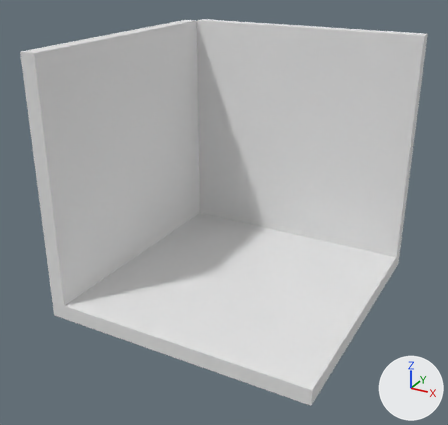
Before and after pictures for a commit that changed the FBX model BlenderFiles/blender2.79/room.fbx.
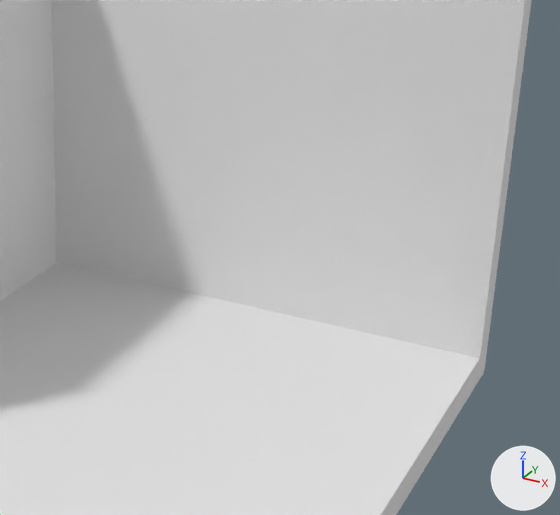
Each version appears first whole from a 50 mm camera at (5.01, -9.88, 6.5) aimed at (-0.28, -0.25, 1.69), and next in a close-up on the part from 39% to 97% of the width and 21% to 78% of the height. The axes (+X, +Y, +Z) are drawn at lower right. The lights are the same throughout. Where no turn or scale is listed for an object, it has been applied to the vertices.
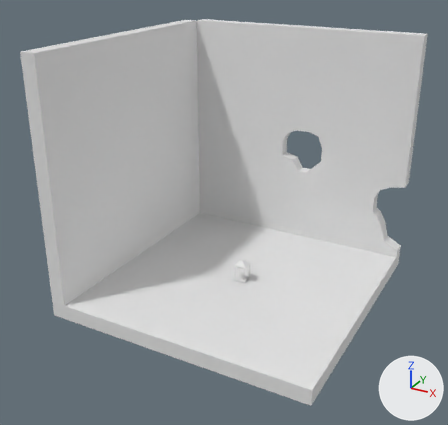
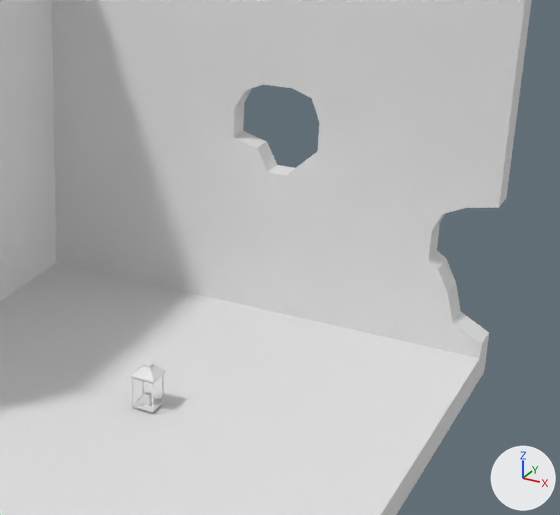
The change, as a list of edits to the scene's bpy script:
```text
Add mat_lamp:
    mat_lamp = principled_material('Lamp')
    mat_lamp.base_color = (0.8, 0.8, 0.8)  # white #e7e7e7
    mat_lamp.roughness = 0.69
Change me_cube_003:
    used by ob_cube_002; location = (0.0, 2.65, 2.35)
    remove me_cube_003.from_pydata(...)  # 8 vertices, 6 faces; spans x -2.5..2.5, y -0.15..0.15, z -2.5..2.5
    add me_cube_003.from_pydata(...)  # 566 vertices, 566 faces; spans x -2.5..2.5, y -0.15..0.15, z -2.5..2.5
    me_cube_003 part 1: 558 vertices added at x -2.5..2.5, y -0.15..0.15, z -2.5..2.5
Add me_cube:
    me_cube.from_pydata(...)  # 68 vertices, 79 faces; spans x -0.123..0.123, y -0.123..0.123, z -0.17..0.266
    me_cube.materials.append(mat_lamp)  # white #e7e7e7
Add ob_cube_003:
    ob_cube_003 = bpy.data.objects.new('Cube.003', me_cube)
    ob_cube_003.location = (0.0, 0.0, 0.345)
```

Pixel boxes (x1, y1, x2, y2) of what changed, in the close-ups (560 x 515 px):
'Cube.003', added: after (130, 361, 166, 413)
part 1 of me_cube_003, added: after (52, 0, 532, 383)
